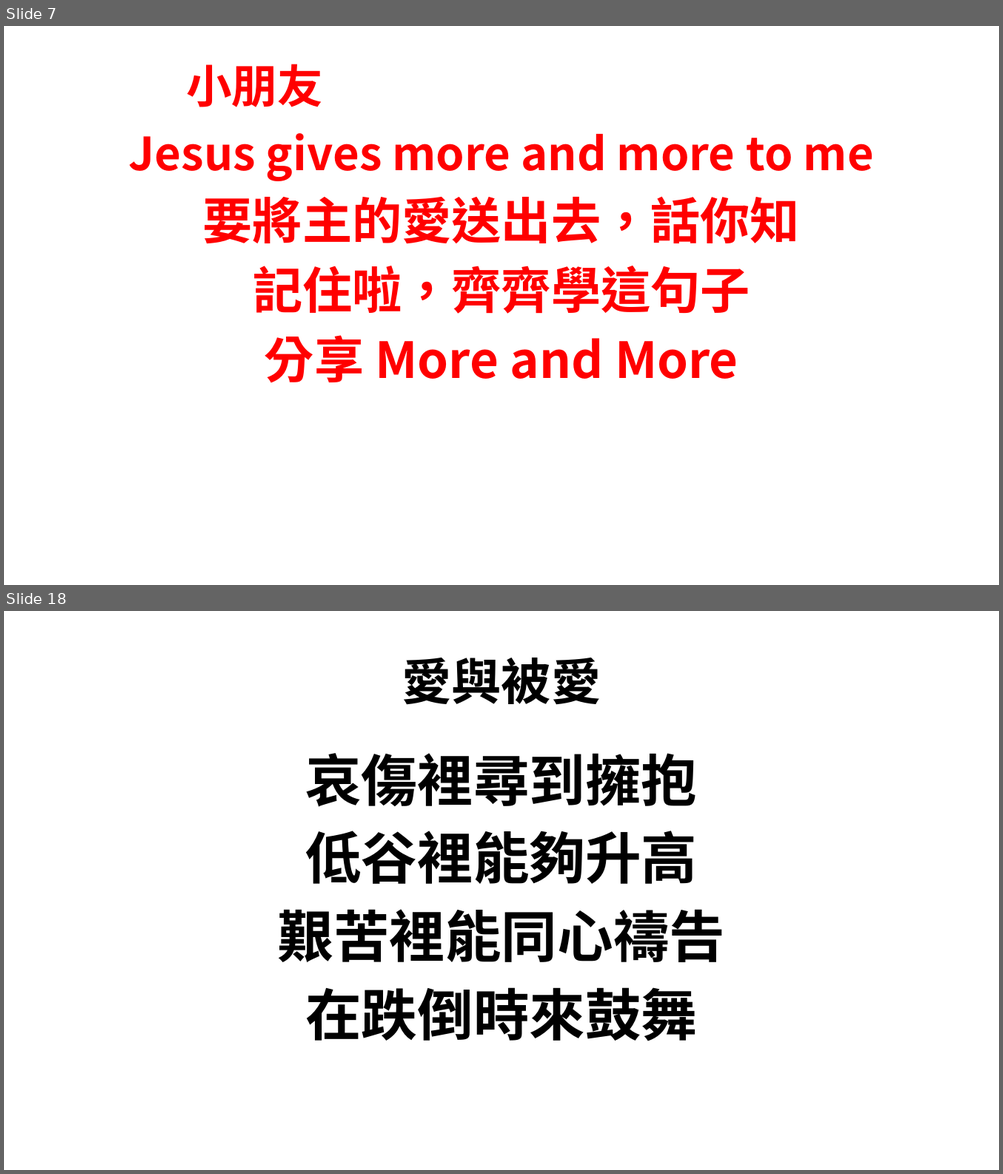
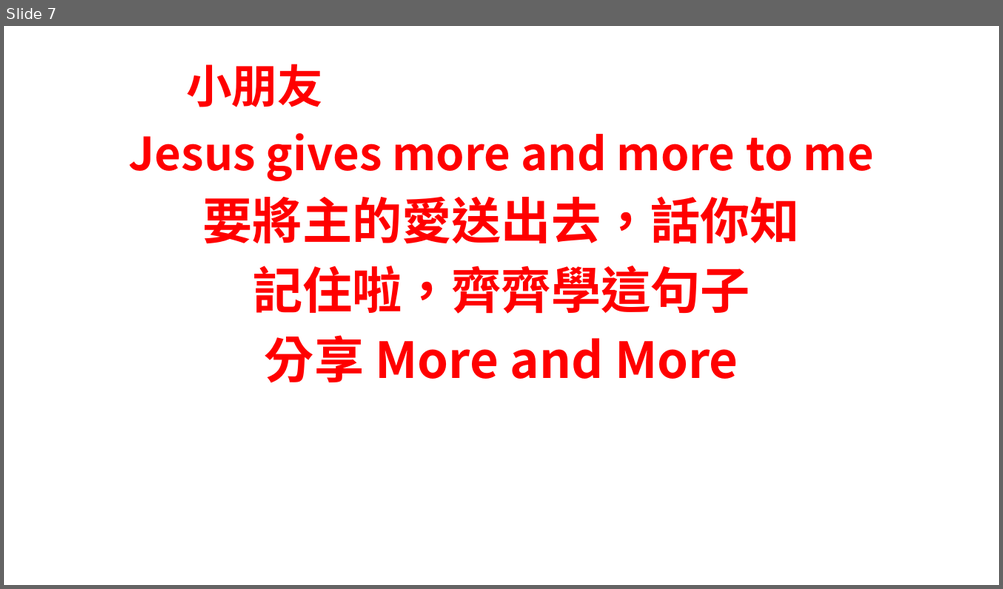
Before and after one commit to batisuoc/bible-school, a slide deck: 2020/11月.pptx. Shown one above the other, each under a label of ours: slides 7 and 18 before the commit, slide 7 after it; the slides between them are not shown. The pictures are 1003x1174 and 1003x589 pixels, drawn with LibreOffice and Linux fonts; fonts in the diff are those of the drawing; background and template pictures are left out. Boxes give left, top, right and bottom in pixels: in the first picture for what was removed or moved away, otherwise in the second. Text is boxed around its words. In the diff, an @@ line names an element or a change of style, - is before the commit and + after.

Commit message:
Update ppts

```diff
--- a/2020/11月.pptx
+++ b/2020/11月.pptx
@@ slide 18 removed at (4,611,999,1170), background picture (left out) @@
@@ title removed at (402,658,601,705) @@
-愛與被愛
@@ text removed at (278,753,726,1042) @@
-哀傷裡尋到擁抱
-低谷裡能夠升高
-艱苦裡能同心禱告
-在跌倒時來鼓舞
```
Also in this commit, not shown: 18 other slides removed.
